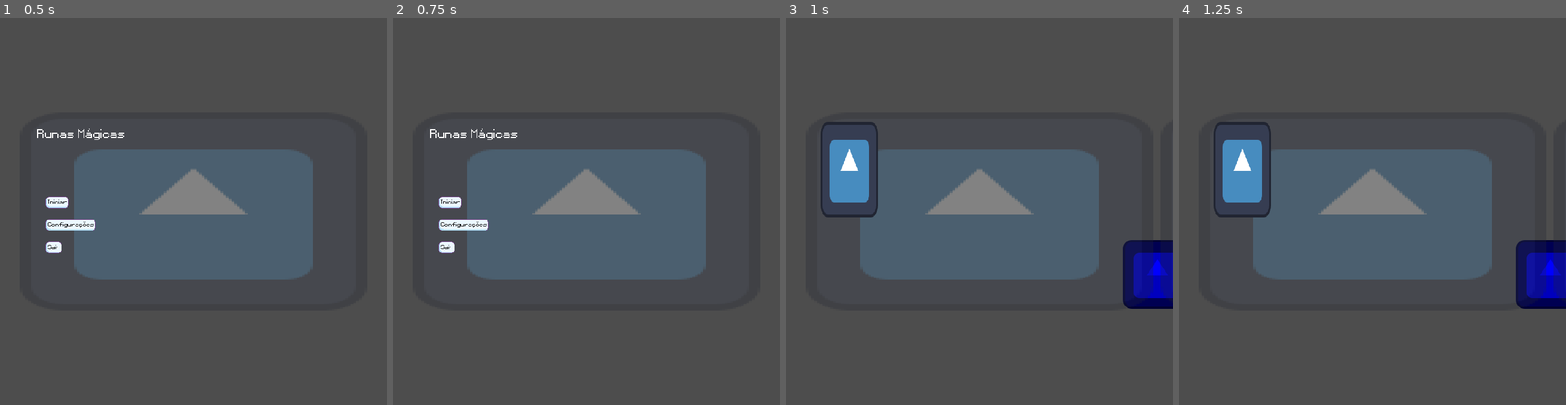
Above: before the commit, frames 1-4 (left to right).
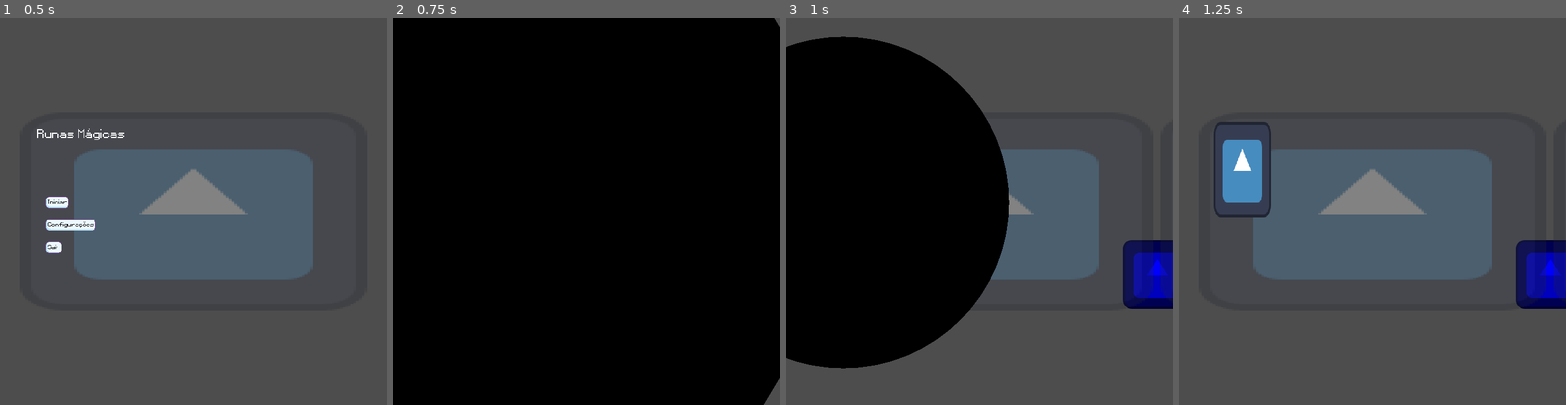
Above: after the commit, the same moments.

Repository: luankaike-code/felpo-jam-2026
Game: Godot game, scene res://scenes/screens/root_game.tscn
Two runs of this game, one before a commit and one after it. Both use one fixed random seed, a clock stepped at 60 frames per second and the inputs below. The engine's default icon, where the game draws it, is replaced by a stand-in: a white triangle on a blue panel in a dark square.
Inputs (mouse positions are in pixels of both pictures, inside the frame that each line leads up to):
- Up to frame 1 (0.5 s): no input
- Up to frame 2 (0.75 s): click (451, 203) at 0.52 s
- Up to frame 3 (1 s): no input
- Up to frame 4 (1.25 s): no input

Frame 1 is identical in both runs. In frame 2, 100% of the frame differs, in the area x 0-100%, y 0-100%; in frame 3, 41%; in frame 4, nothing differs.

Commit message:
Update transition system

Diff:
--- a/felpojam-2026-game-code/scenes/screens/root_game.tscn
+++ b/felpojam-2026-game-code/scenes/screens/root_game.tscn
@@ -11,4 +11,3 @@
 zoom = Vector2(2, 2)
 
 [node name="Transition" parent="." unique_id=1199339763 instance=ExtResource("2_1sjs4")]
-visible = false
--- a/felpojam-2026-game-code/scenes/screens/transition.tscn
+++ b/felpojam-2026-game-code/scenes/screens/transition.tscn
@@ -1,91 +1,11 @@
 [gd_scene format=3 uid="uid://ddq8efmsvwyac"]
 
 [ext_resource type="Script" uid="uid://bafnffjnikxbx" path="res://scripts/screens/transition.gd" id="1_g5ka2"]
-
-[sub_resource type="Animation" id="Animation_g5ka2"]
-length = 0.001
-tracks/0/type = "value"
-tracks/0/imported = false
-tracks/0/enabled = true
-tracks/0/path = NodePath("Control/Panel:position")
-tracks/0/interp = 1
-tracks/0/loop_wrap = true
-tracks/0/keys = {
-"times": PackedFloat32Array(0),
-"transitions": PackedFloat32Array(1),
-"update": 0,
-"values": [Vector2(-1615.9999, 809.99994)]
-}
-
-[sub_resource type="Animation" id="Animation_2dip4"]
-resource_name = "enter"
-length = 0.2
-tracks/0/type = "value"
-tracks/0/imported = false
-tracks/0/enabled = true
-tracks/0/path = NodePath("Control/Panel:position")
-tracks/0/interp = 1
-tracks/0/loop_wrap = true
-tracks/0/keys = {
-"times": PackedFloat32Array(0, 0.2),
-"transitions": PackedFloat32Array(1, 1),
-"update": 0,
-"values": [Vector2(-373, 107), Vector2(949, -580)]
-}
-
-[sub_resource type="Animation" id="Animation_etmc5"]
-resource_name = "exit"
-length = 0.2
-tracks/0/type = "value"
-tracks/0/imported = false
-tracks/0/enabled = true
-tracks/0/path = NodePath("Control/Panel:position")
-tracks/0/interp = 1
-tracks/0/loop_wrap = true
-tracks/0/keys = {
-"times": PackedFloat32Array(0, 0.2),
-"transitions": PackedFloat32Array(1, 1),
-"update": 0,
-"values": [Vector2(-1656.9999, 830), Vector2(-372.99997, 107)]
-}
-
-[sub_resource type="AnimationLibrary" id="AnimationLibrary_2dip4"]
-_data = {
-&"RESET": SubResource("Animation_g5ka2"),
-&"enter": SubResource("Animation_2dip4"),
-&"exit": SubResource("Animation_etmc5")
-}
-
-[sub_resource type="StyleBoxFlat" id="StyleBoxFlat_g5ka2"]
-content_margin_left = 0.0
-content_margin_top = 0.0
-content_margin_right = 0.0
-content_margin_bottom = 0.0
-bg_color = Color(0, 0, 0, 1)
-corner_radius_top_left = 3
-corner_radius_top_right = 3
-corner_radius_bottom_right = 3
-corner_radius_bottom_left = 3
-corner_detail = 5
+[ext_resource type="Script" uid="uid://cxl8wqwcygqu3" path="res://scripts/screens/transition_drawer.gd" id="2_etmc5"]
 
 [node name="Transition" type="CanvasLayer" unique_id=1199339763]
 layer = 3
 script = ExtResource("1_g5ka2")
 
-[node name="AnimationPlayer" type="AnimationPlayer" parent="." unique_id=1376863726]
-libraries/ = SubResource("AnimationLibrary_2dip4")
-
-[node name="Control" type="Control" parent="." unique_id=1073100866]
-layout_mode = 3
-anchors_preset = 0
-offset_right = 40.0
-offset_bottom = 40.0
-
-[node name="Panel" type="Panel" parent="Control" unique_id=2094870541]
-layout_mode = 0
-offset_left = -1615.9999
-offset_top = 809.99994
-offset_right = -207.60596
-offset_bottom = 2325.321
-rotation = -0.5235988
-theme_override_styles/panel = SubResource("StyleBoxFlat_g5ka2")
+[node name="TransitionDrawer" type="Node2D" parent="." unique_id=298221496]
+script = ExtResource("2_etmc5")
--- a/felpojam-2026-game-code/scripts/screens/root_game.gd
+++ b/felpojam-2026-game-code/scripts/screens/root_game.gd
@@ -6,7 +6,6 @@
 var current_screen: Screen
 var default_screen = ScreenData.names.menu
 @onready var camera_in_game := $CameraInGame as CameraInGame
-
 
 func _ready() -> void:
 	HelperWindow.set_window_mode(Window.MODE_FULLSCREEN)
--- a/felpojam-2026-game-code/scripts/screens/transition.gd
+++ b/felpojam-2026-game-code/scripts/screens/transition.gd
@@ -3,17 +3,11 @@
 signal exit_transition_finished
 signal enter_transition_finished
 
-@onready var animation_player := $AnimationPlayer as AnimationPlayer
+@onready var transition_drawer: TransitionDrawer = $TransitionDrawer
 
 func _ready() -> void:
-	animation_player.animation_finished.connect(on_animation_finished)
-
-func on_animation_finished(animation: String):
-	if animation == "exit":
-		exit_transition_finished.emit()
-		animation_player.play("enter")
-	elif animation == "enter":
-		enter_transition_finished.emit()
+	transition_drawer.finish_normal_animation.connect(exit_transition_finished.emit)
+	transition_drawer.finish_reverse_animation.connect(enter_transition_finished.emit)
 
 func start_transition():
-	animation_player.play("exit")
+	transition_drawer.play()
--- /dev/null
+++ b/felpojam-2026-game-code/scripts/screens/transition_drawer.gd
@@ -0,0 +1,47 @@
+class_name TransitionDrawer extends Node2D
+
+signal finish_normal_animation
+signal finish_reverse_animation
+
+var duration := 7
+var playing := false
+var current_radius := 0.0
+var start_point: Vector2
+var radius_max: float
+var direction := 1
+
+
+func _draw() -> void:
+	if !playing:
+		return
+	elif current_radius >= radius_max:
+		direction = -1
+		finish_normal_animation.emit()
+	elif direction < 0 && current_radius <= 0:
+		finish_reverse_animation.emit()
+		reset_animation_vars()
+		return
+
+	draw_circle(start_point, current_radius, Color.BLACK)
+	current_radius += (radius_max / duration/2) * direction
+
+	get_tree().create_timer(0.01).timeout.connect(queue_redraw)
+
+func reset_animation_vars():
+	playing = false
+	direction = 1
+	current_radius = 0
+
+func get_viewport_infos():
+	var viewport = get_viewport()
+
+	start_point = viewport.get_mouse_position()
+	radius_max = viewport.get_visible_rect().size.x * 1.5
+
+func play():
+	if playing:
+		return
+	playing = true
+	get_viewport_infos()
+
+	queue_redraw()
Not shown, added: felpojam-2026-game-code/scripts/screens/transition_drawer.gd.uid
